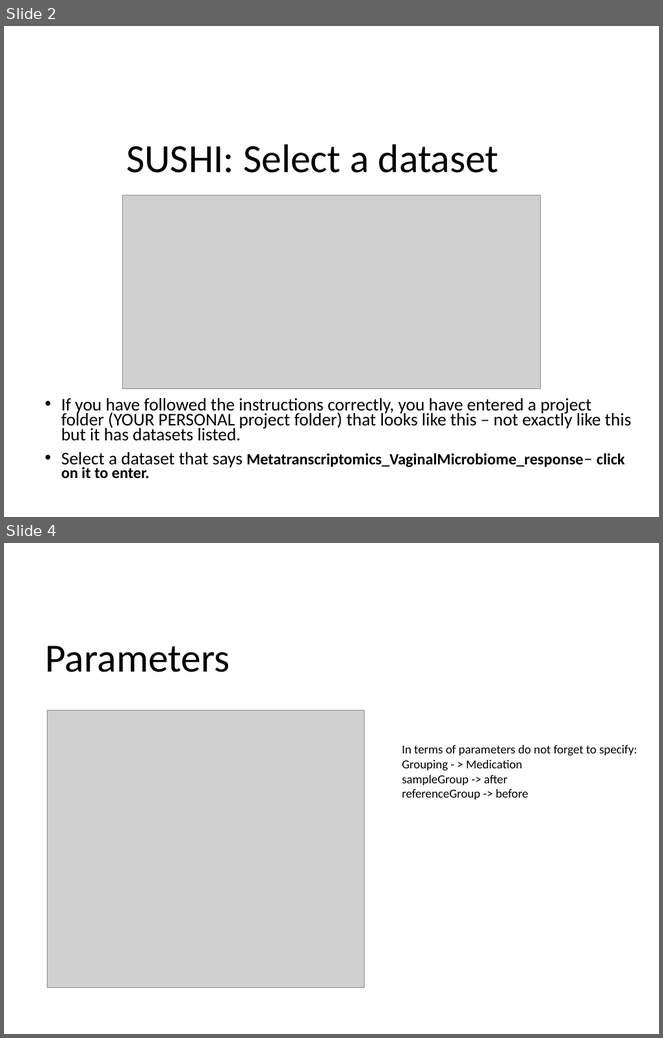
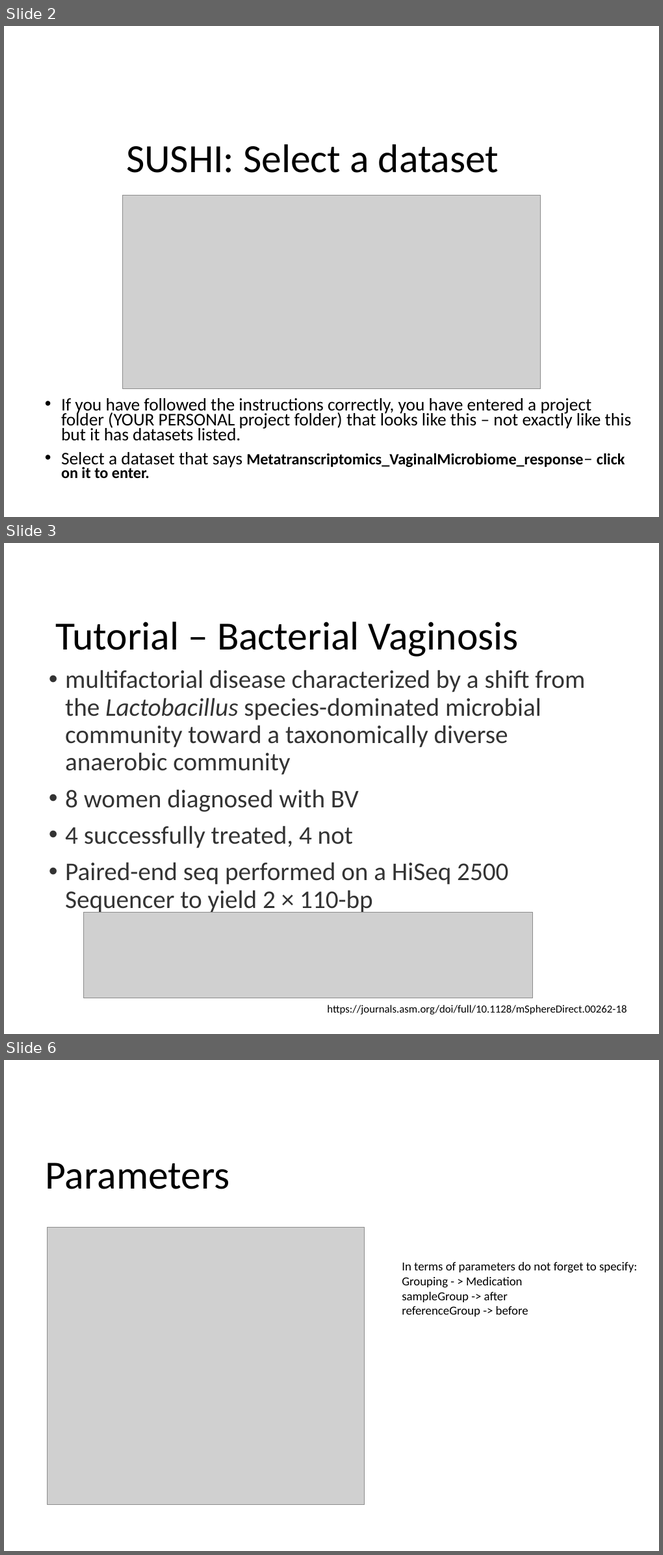
Before and after one commit to zajacn/metagenomics_course_FGCZ, a slide deck: Samsa2.pptx. Shown one above the other, each under a label of ours: slides 2 and 4 before the commit, slides 2, 3 and 6 after it; the slides between them are not shown. The pictures are 663x1038 and 663x1555 pixels, drawn with LibreOffice and Linux fonts; fonts in the diff are those of the drawing; grey boxes stand for pictures; background and template pictures are left out. Boxes give left, top, right and bottom in pixels: in the first picture for what was removed or moved away, otherwise in the second. Text is boxed around its words. In the diff, an @@ line names an element or a change of style, - is before the commit and + after.

```diff
--- a/Samsa2.pptx
+++ b/Samsa2.pptx
@@ slide 3 added at [4,543,659,1034], background #FFFFFF @@
@@ title added at [55,622,519,657], 44 pt, text #000000 @@
+Tutorial – Bacterial Vaginosis
@@ text added at [65,670,585,915], 28 pt, text #333333 @@
+• multifactorial disease characterized by a shift from the Lactobacillus species-dominated microbial community toward a taxonomically diverse anaerobic community
+• 8 women diagnosed with BV
+• 4 successfully treated, 4 not
+• Paired-end seq performed on a HiSeq 2500 Sequencer to yield 2 × 110-bp
@@ picture added at [84,913,532,999] @@
@@ text added at [327,1005,627,1015], 12 pt, text #000000 @@
+https://journals.asm.org/doi/full/10.1128/mSphereDirect.00262-18
@@ what was slide 4 is now slide 6 @@
```
Also in this commit, not shown: 1 slide changed, 1 other slide added, 5 other files.
